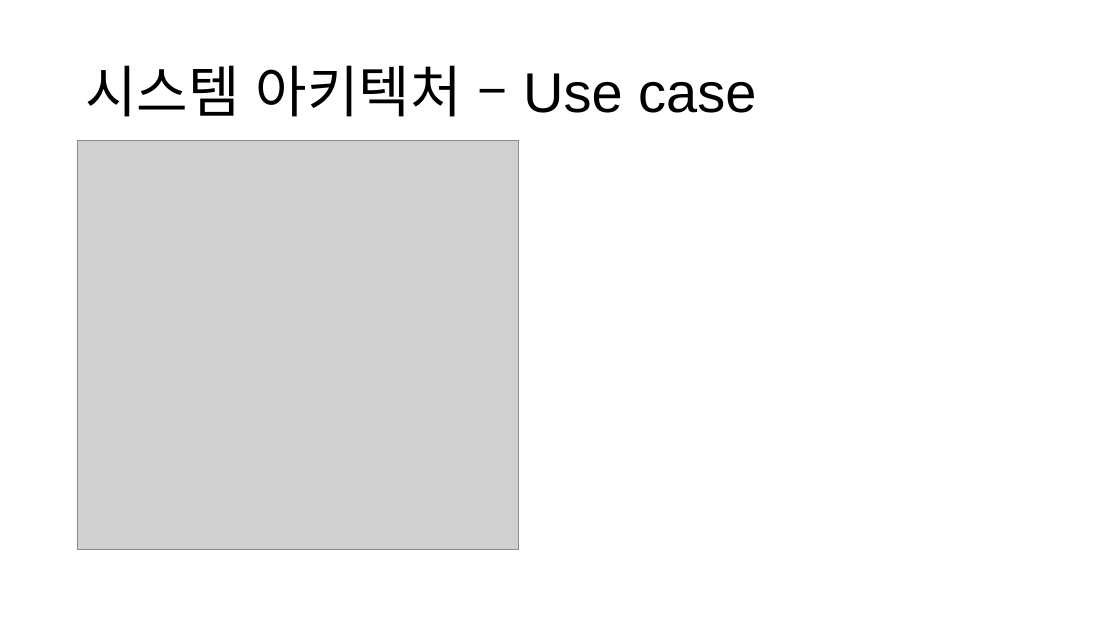
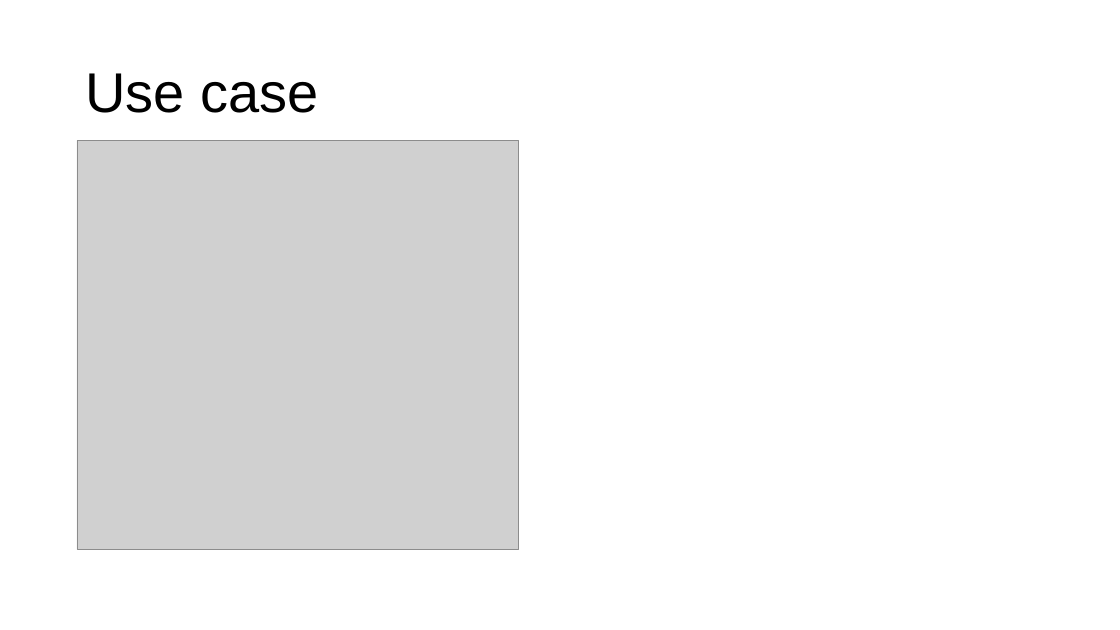
Before and after one commit to ryong890314/bitcamp-chopchop, a slide deck: slide 8 of docs/발표자료/20191122 리뷰.pptx (slide 7 before the commit). Drawn at 1120x630 pixels with LibreOffice and Linux fonts; fonts in the diff are those of the drawing; grey boxes stand for pictures. Boxes give left, top, right and bottom in pixels: in the first picture for what was removed or moved away, otherwise in the second. Text is boxed around its words. In the diff, an @@ line names an element or a change of style, - is before the commit and + after.

```diff
--- a/docs/발표자료/20191122 리뷰.pptx
+++ b/docs/발표자료/20191122 리뷰.pptx
@@ title at (85,73,318,113): text changed @@
-시스템 아키텍처 – Use case
+Use case
```
Also in this commit, not shown: 2 other slides changed.
